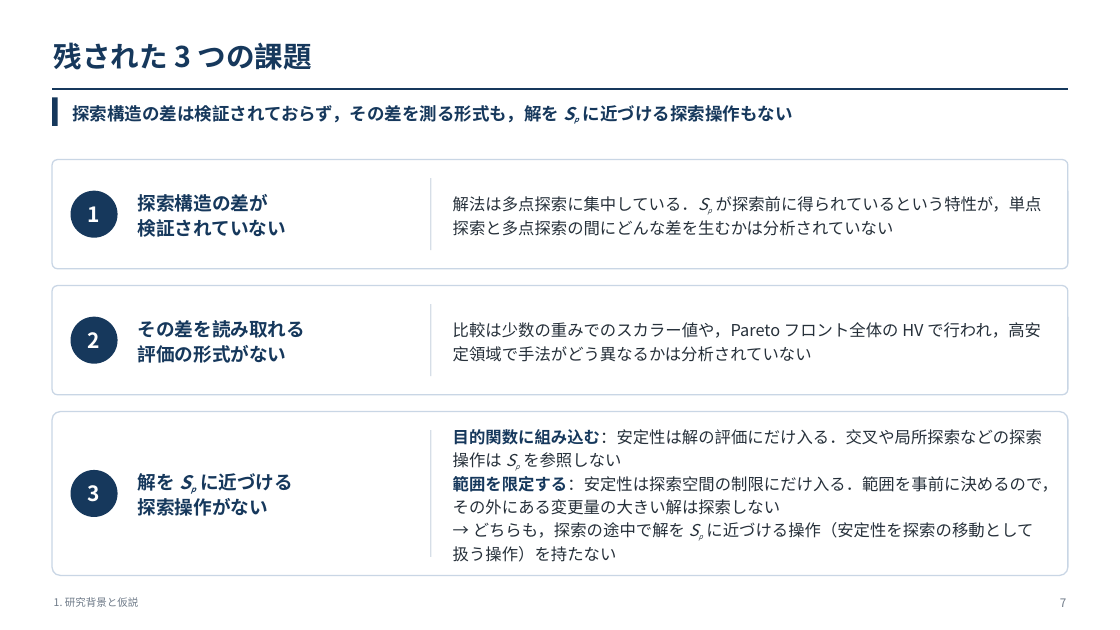
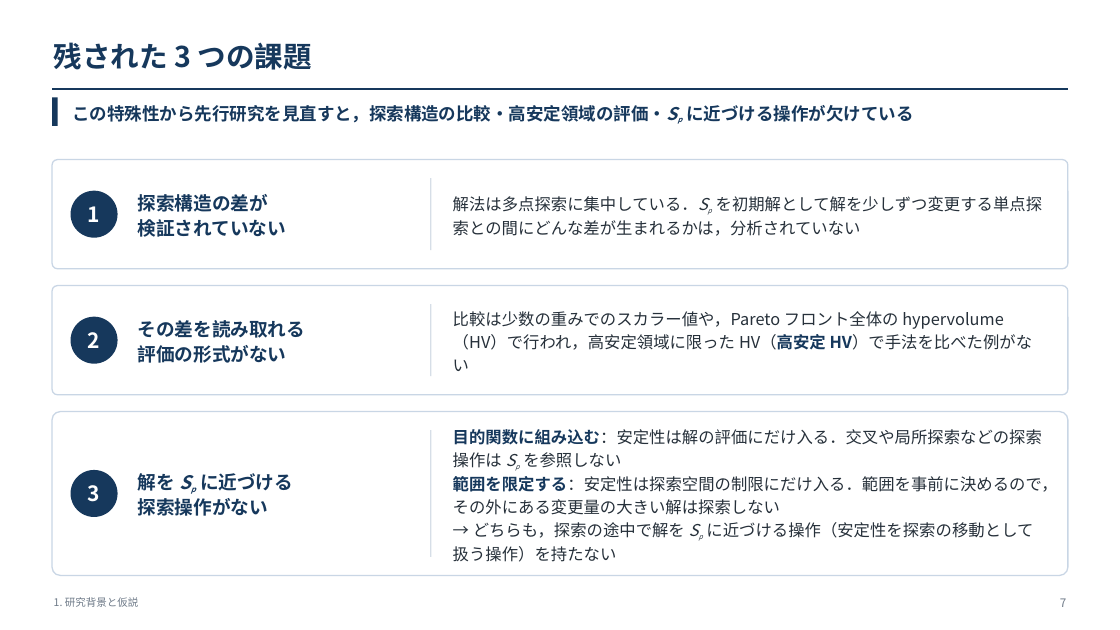
Before and after one commit to kitotakumi/stability_scheduling, a slide deck: slide 7 of doc/presentation_materials/JIMA2026fall_発表.pptx. Drawn at 1120x630 pixels with LibreOffice and Linux fonts; fonts in the diff are those of the drawing. Boxes give left, top, right and bottom in pixels: in the first picture for what was removed or moved away, otherwise in the second. Text is boxed around its words. In the diff, an @@ line names an element or a change of style, - is before the commit and + after.

```diff
--- a/doc/presentation_materials/JIMA2026fall_発表.pptx
+++ b/doc/presentation_materials/JIMA2026fall_発表.pptx
@@ text at bbox=[72, 105, 913, 123]: text changed @@
-探索構造の差は検証されておらず，その差を測る形式も，解を Sp に近づける探索操作もない
+この特殊性から先行研究を見直すと，探索構造の比較・高安定領域の評価・Sp に近づける操作が欠けている
@@ text at bbox=[453, 196, 1042, 236]: text changed @@
-解法は多点探索に集中している．Sp が探索前に得られているという特性が，単点探索と多点探索の間にどんな差を生むかは分析されていない
+解法は多点探索に集中している．Sp を初期解として解を少しずつ変更する単点探索との間にどんな差が生まれるかは，分析されていない
@@ text at bbox=[453, 311, 1033, 371]: text changed @@
-比較は少数の重みでのスカラー値や，Pareto フロント全体の HV で行われ，高安定領域で手法がどう異なるかは分析されていない
+比較は少数の重みでのスカラー値や，Pareto フロント全体の hypervolume（HV）で行われ，高安定領域に限った HV（高安定 HV）で手法を比べた例がない
```
Also in this commit, not shown: 3 other slides changed, 2 other files.
